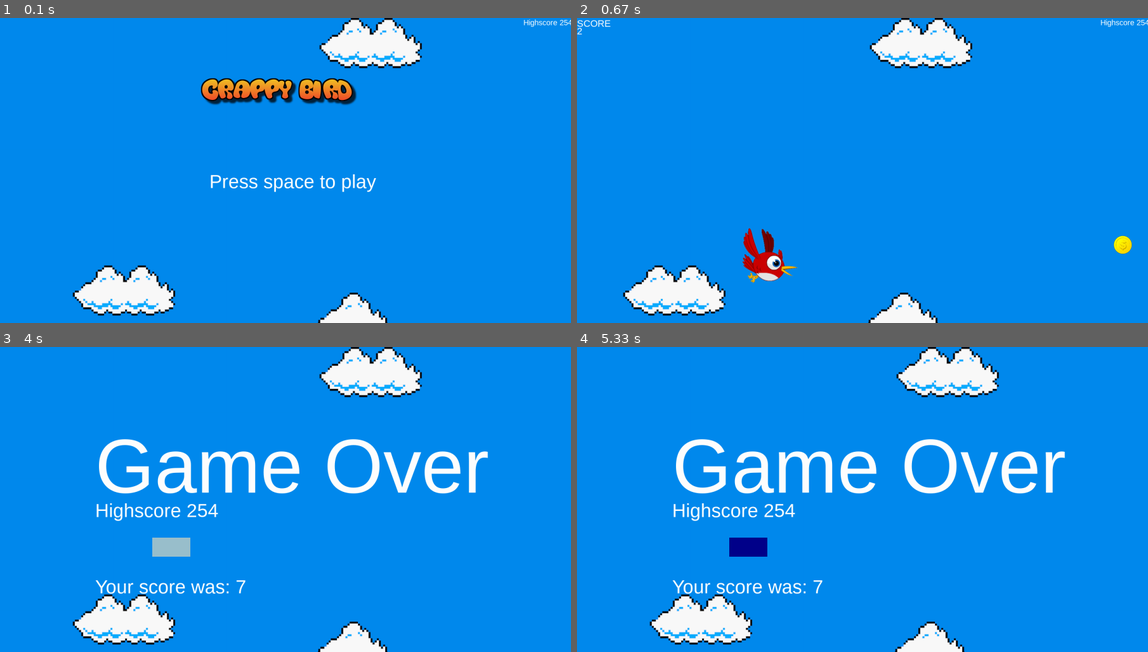
Above: before the commit, frames 1-4 (two rows, left to right).
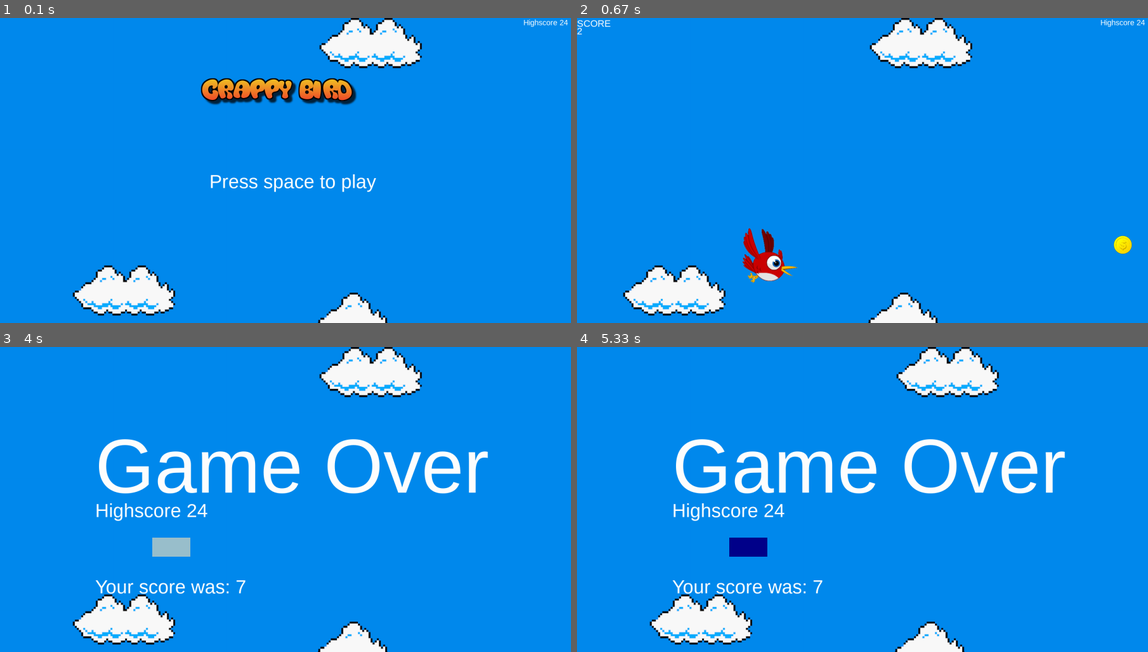
Above: after the commit, the same moments.

Repository: jtam64/pygame_final_project
Game: pygame game, started from CrappyBird.py
Same seed, same stepped clock (60 frames per second), same inputs: the game is played once before the commit and once after it.
Inputs (mouse positions are in pixels of both pictures, inside the frame that each line leads up to):
- Up to frame 1 (0.1 s): no input
- Up to frame 2 (0.67 s): tap Space at 0.33 s
- Up to frame 3 (4 s): tap Space at 0.73, 1.03, 1.3, 1.63, 1.93, 2.07, 2.8, 3.1, 3.47 s; click (496, 603) at 2.45 s; click (382, 606) at 3.85 s
- Up to frame 4 (5.33 s): click (748, 548) at 4.18 s; hold Backspace 4.47-4.93 s; tap Space at 4.53, 4.83 s

The runs differ from the first frame. In frame 1, less than 0.1% of the frame differs, in the area x 98-100%, y 0-3%; in frame 2, less than 0.1%; in frame 3, less than 0.1%, in the area x 34-39%, y 51-56%; in frame 4, less than 0.1%.

Commit message:
fixed bug in gameover and added sort in score.py

Diff:
--- a/helper/score.py
+++ b/helper/score.py
@@ -9,10 +9,31 @@
         self.reads()
         self.high_score()
 
-    def get_newest(self):
+    def add_score(self, new_score: int):
+        '''Add scores object to the scores db
+
+        Args:
+            new_score (int): A value to modify newest score in db
+        '''
+        # set newest score to new_score and write to db
+        self.scores["newest"] = new_score
+        self.writes()
+
+    def get_newest(self) -> int:
+        '''Get newest score
+
+        Returns:
+            _type_: Gets newest value in scores
+        '''
         return self.scores["newest"]
 
-    def add_score_to_scores(self, name, score):
+    def add_score_to_scores(self, name:str, score:int):
+        '''Takes name and score input and creates a new_score value, adds score to the db and checks for highscores
+
+        Args:
+            name (str): Player name
+            score (int): Score for the player
+        '''
         new_score = {name: score}
         # check if player exists
         if name in list(self.scores["scores"].keys()):
@@ -27,32 +48,27 @@
         self.high_score()
 
     def high_score(self) -> object:
+        '''Gets highscore from score list and sets highscore value
+
+        Returns:
+            object: Returns an object with name as key and score as value
+        '''
         highest = max(self.scores["scores"], key=self.scores["scores"].get)
         highest = {highest: self.scores["scores"][highest]}
         self.scores["highscore"] = highest
         self.writes()
         return highest
 
-    def add_score(self, new_score: int):
-        '''Add scores object to the scores db
-
-        Args:
-            new_score (int): A value to modify newest score in db
-        '''
-        # set newest score to new_score
-        self.newest = new_score
-        self.scores["newest"] = new_score
-
-        self.writes()
-
-
-    def __add__(self, new_score: object):
+    def __add__(self, new_score: int):
         '''Dunder method to call the add_score method
 
         Args:
-            new_score (object): Newest score to add to the scores list
+            new_score (int): Newest score to add to the scores list
         '''
         self.add_score(new_score)
+
+    def sorter(self) -> list:
+        return sorted(self.scores["scores"].items(), key=lambda x:x[1], reverse=True)
 
     def writes(self):
         '''Writes to the JSON file
--- a/helper/scores.json
+++ b/helper/scores.json
@@ -1 +1 @@
-{"highscore": {"mike": 18}, "newest": 1, "scores": {"jack": 13, "tomy": 14, "joey": 9, "uday": 254, "mike": 18}}
+{"newest": 24, "highscore": {"eddi": 24}, "scores": {"jack": 13, "tomy": 14, "joey": 9, "uday": 5, "mike": 18, "joefi": 1, "munib": 3, "eddi": 24}}
--- a/screens/Gameover.py
+++ b/screens/Gameover.py
@@ -33,7 +33,8 @@
 
             if event.type == pygame.KEYDOWN and not event.key == pygame.K_BACKSPACE and not event.key == pygame.K_RETURN:
                 # check for keypress and add to user text
-                self.user_text += event.unicode
+                if len(self.user_text) < 5:
+                    self.user_text += event.unicode
 
             if event.type == pygame.KEYDOWN and event.key == pygame.K_RETURN:
                 # check for enter key and save score
@@ -54,3 +55,5 @@
         text_surface = self.arialS.render(self.user_text, True, (255, 255, 255))
         self.window.blit(text_surface, (self.input_rect.x + 5, self.input_rect.y + 5))
         self.input_rect.w = max(100, text_surface.get_width()+10)
+
+        # TODO: figure out why backspace doesnt work
